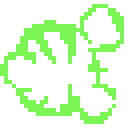
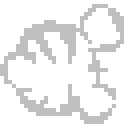
Comparing the layer stacks of the two w=128, h=128 images. Changes:
hid "Fantome" over [0,4,124,124]
